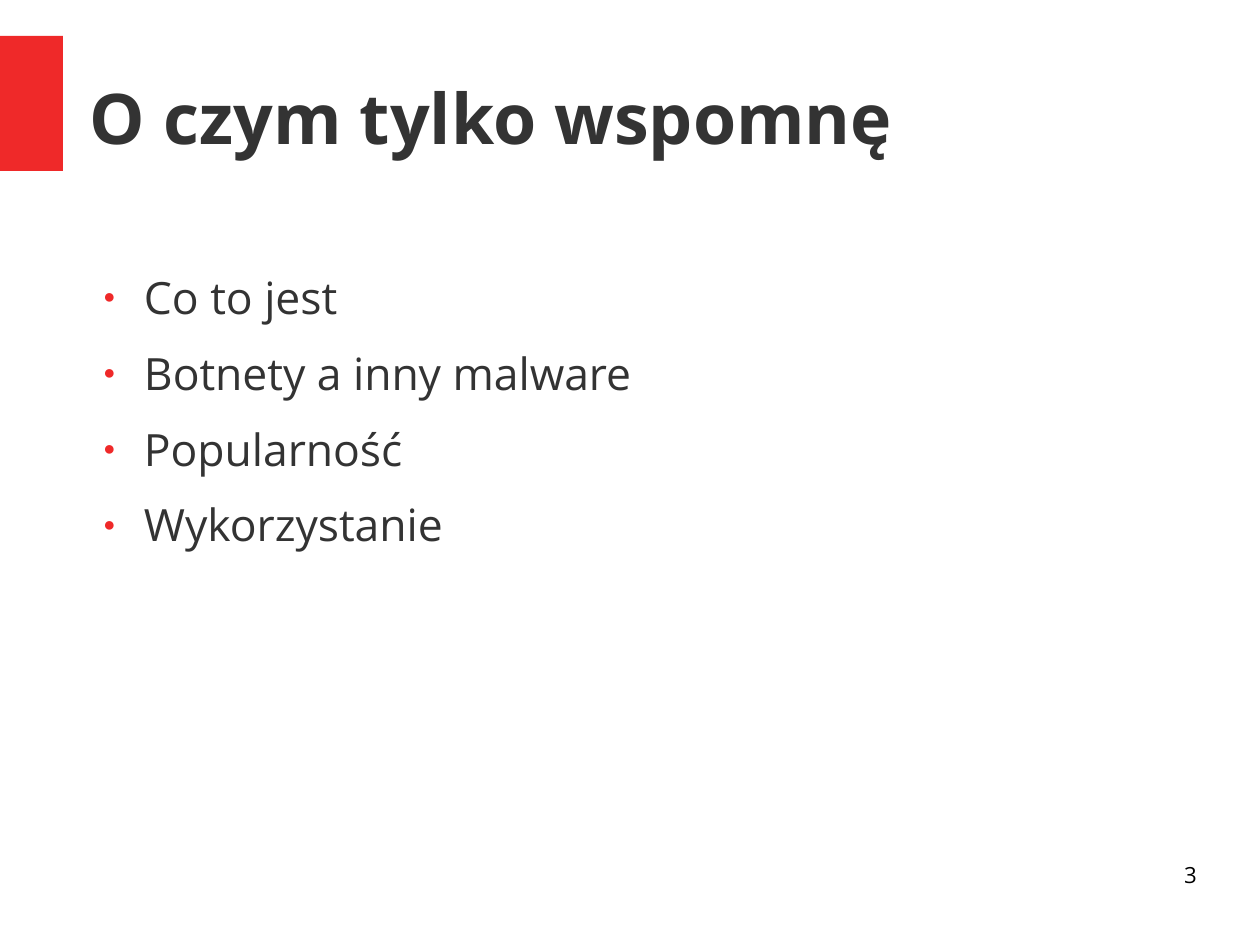
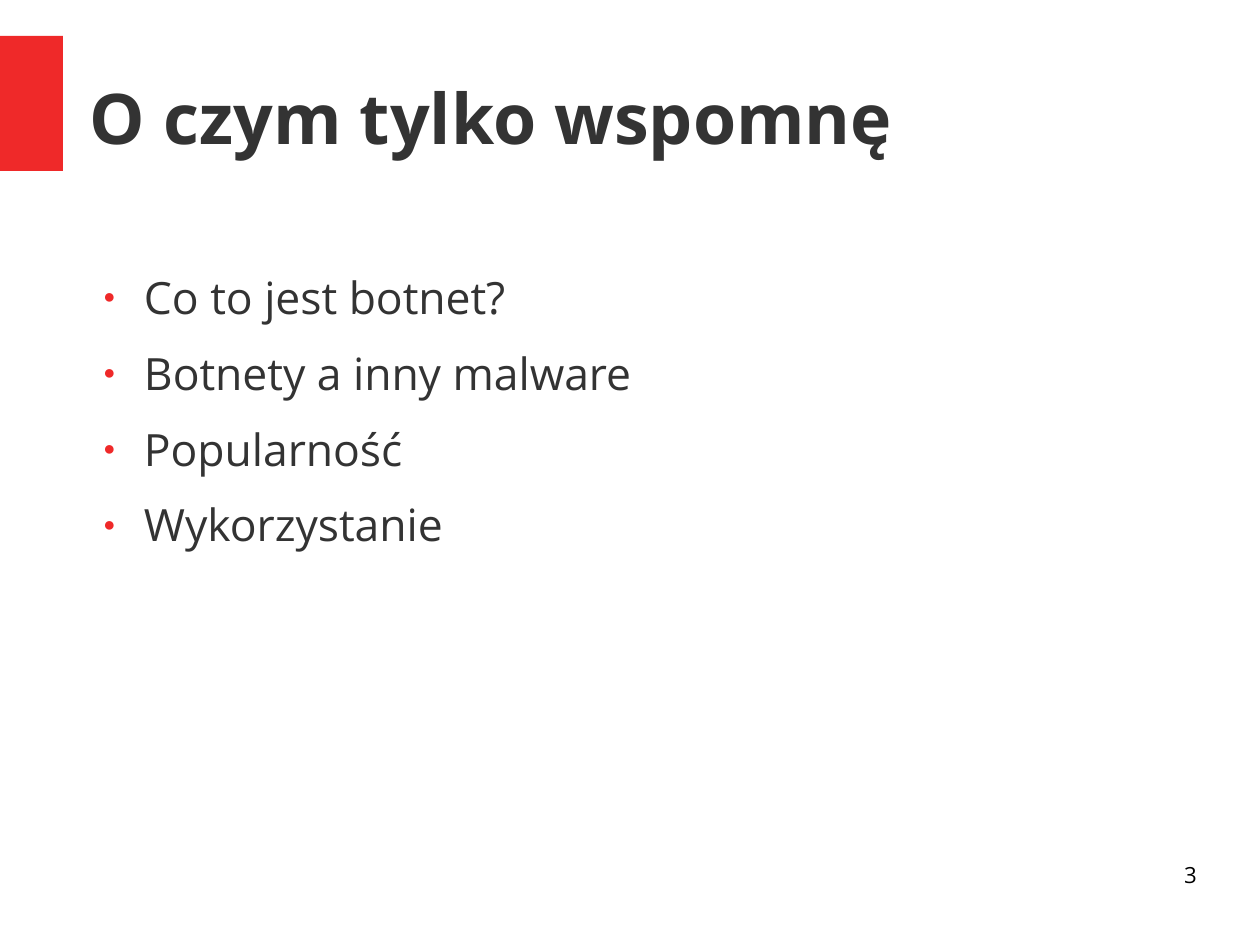
Before and after one commit to grzegorznowacki/Botnets, a slide deck: slide 3 of prezentacja.odp. Drawn at 1260x945 pixels with LibreOffice and Linux fonts; fonts in the diff are those of the drawing. Boxes give left, top, right and bottom in pixels: in the first picture for what was removed or moved away, otherwise in the second. Text is boxed around its words. In the diff, an @@ line names an element or a change of style, - is before the commit and + after.

```diff
--- a/prezentacja.odp
+++ b/prezentacja.odp
@@ text at (144, 280, 505, 325): text changed @@
-● Co to jest
+● Co to jest botnet?
```
Also in this commit, not shown: 2 other slides changed.
